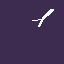
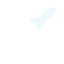
Layer changes from the first 64x64 image to the second:
hid "Background" over 0, 0, 64, 64
